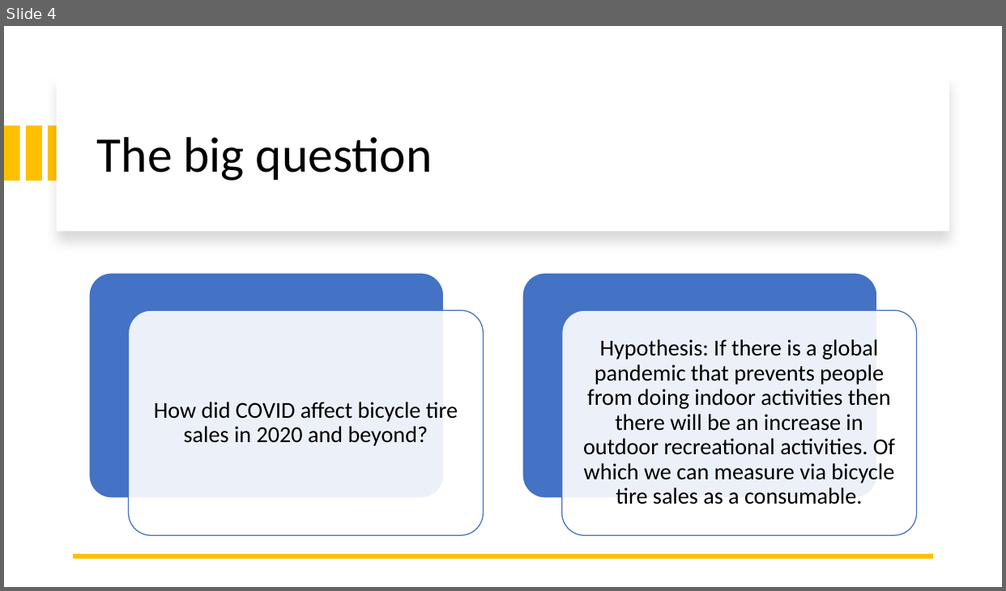
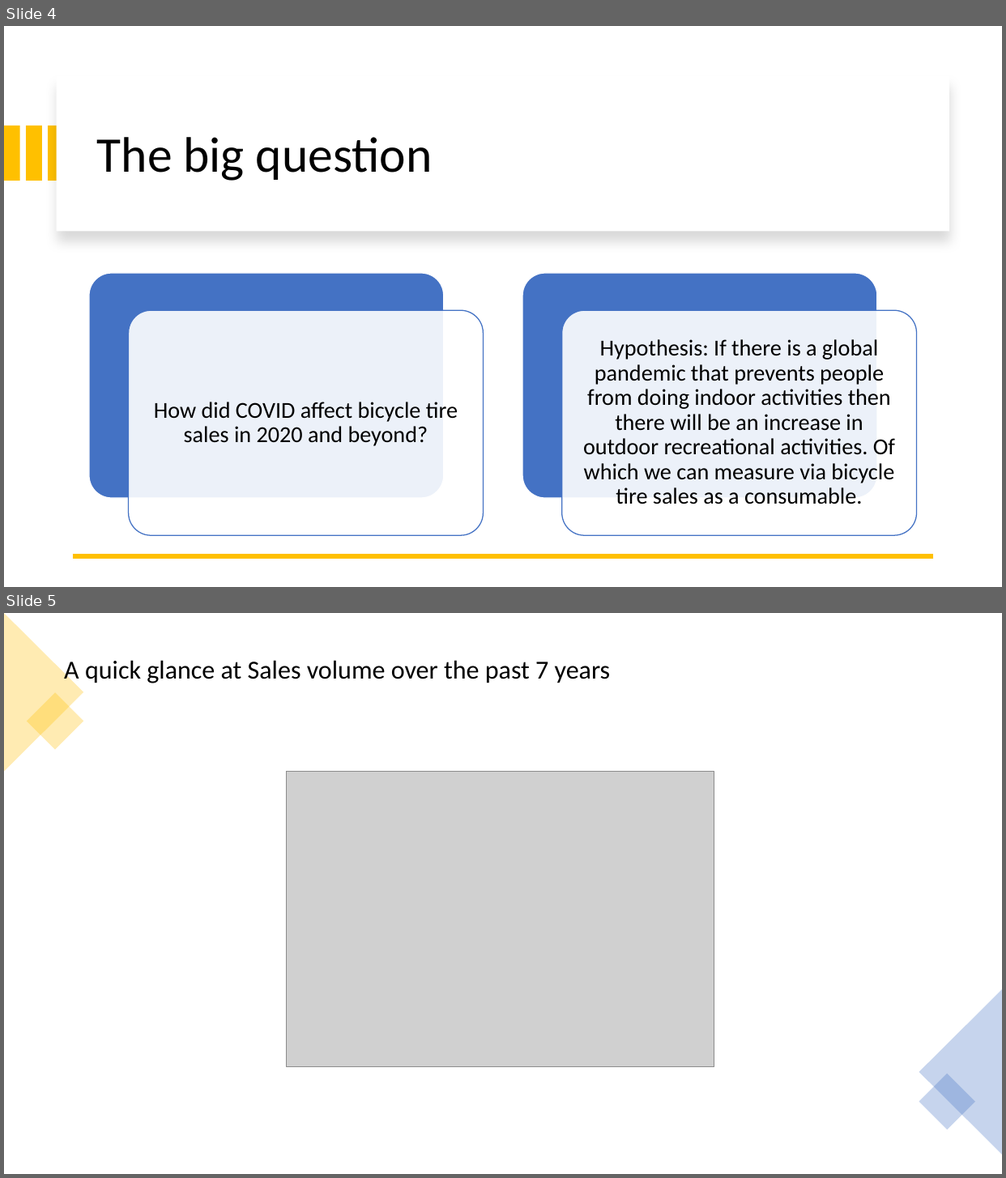
Before and after one commit to 2Delta/GT-Coding-Boot-Camp_Project-1, a slide deck: Project_power_point.pptx. Shown one above the other, each under a label of ours: slide 4 before the commit, slides 4 and 5 after it. The pictures are 1006x591 and 1006x1178 pixels, drawn with LibreOffice and Linux fonts; fonts in the diff are those of the drawing; grey boxes stand for pictures. Boxes give left, top, right and bottom in pixels: in the first picture for what was removed or moved away, otherwise in the second. Text is boxed around its words. In the diff, an @@ line names an element or a change of style, - is before the commit and + after.

```diff
--- a/Project_power_point.pptx
+++ b/Project_power_point.pptx
@@ slide 5 added at box(4, 613, 1002, 1174), background #FFFFFF @@
@@ triangle added at box(4, 613, 83, 772), fill #FFC000 at 30% opacity @@
@@ title added at box(64, 660, 611, 685), 25 pt, text #000000 @@
+A quick glance at Sales volume over the past 7 years
@@ rectangle added at box(27, 693, 83, 750), fill #FFC000 at 30% opacity @@
@@ picture added at box(286, 772, 714, 1067) @@
@@ triangle added at box(919, 990, 1002, 1155), fill #4472C4 at 30% opacity @@
@@ rectangle added at box(918, 1073, 975, 1130), fill #4472C4 at 30% opacity @@
```
Also in this commit, not shown: 3 slides changed.
